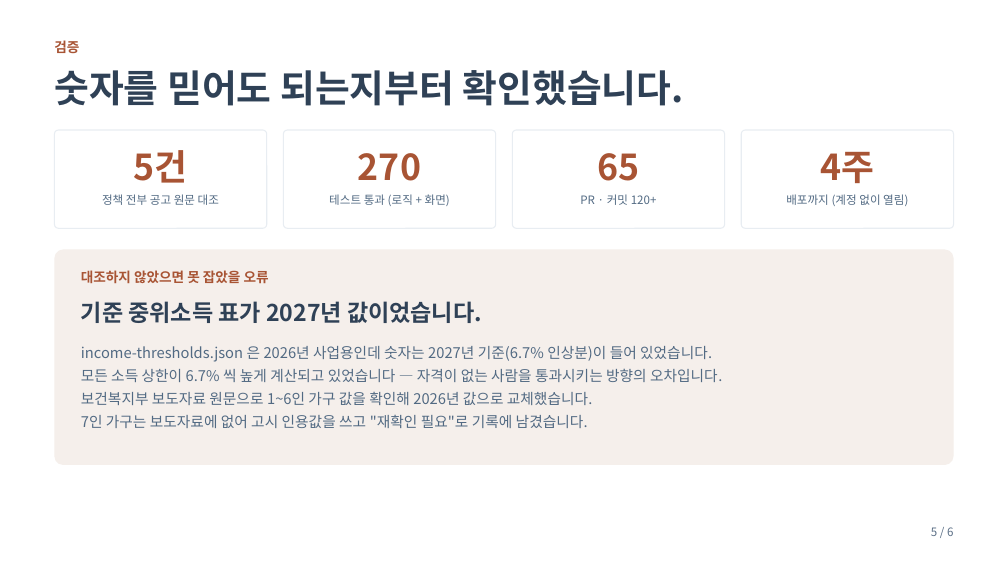
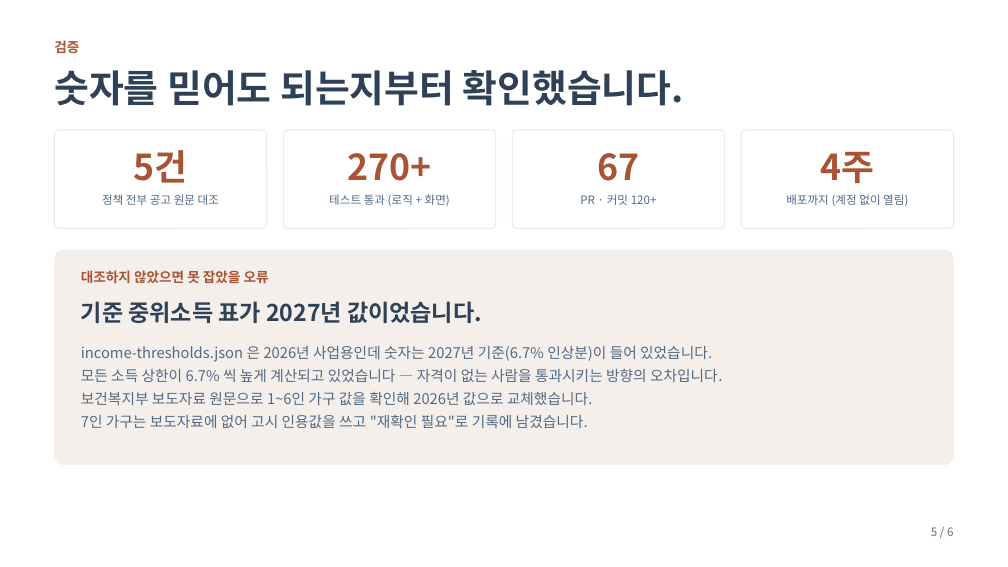
Before and after one commit to Campus-AX-Ton-wku/Wonvengers, a slide deck: slide 5 of docs/발표/Perky_IR덱.pptx. Drawn at 1008x567 pixels with LibreOffice and Linux fonts; fonts in the diff are those of the drawing. Boxes give left, top, right and bottom in pixels: in the first picture for what was removed or moved away, otherwise in the second. Text is boxed around its words. In the diff, an @@ line names an element or a change of style, - is before the commit and + after.

```diff
--- a/docs/발표/Perky_IR덱.pptx
+++ b/docs/발표/Perky_IR덱.pptx
@@ text at (347,153,431,181): text changed @@
-270
+270+
@@ text at (597,153,639,181): text changed @@
-65
+67
```
Also in this commit, not shown: 7 other files.
